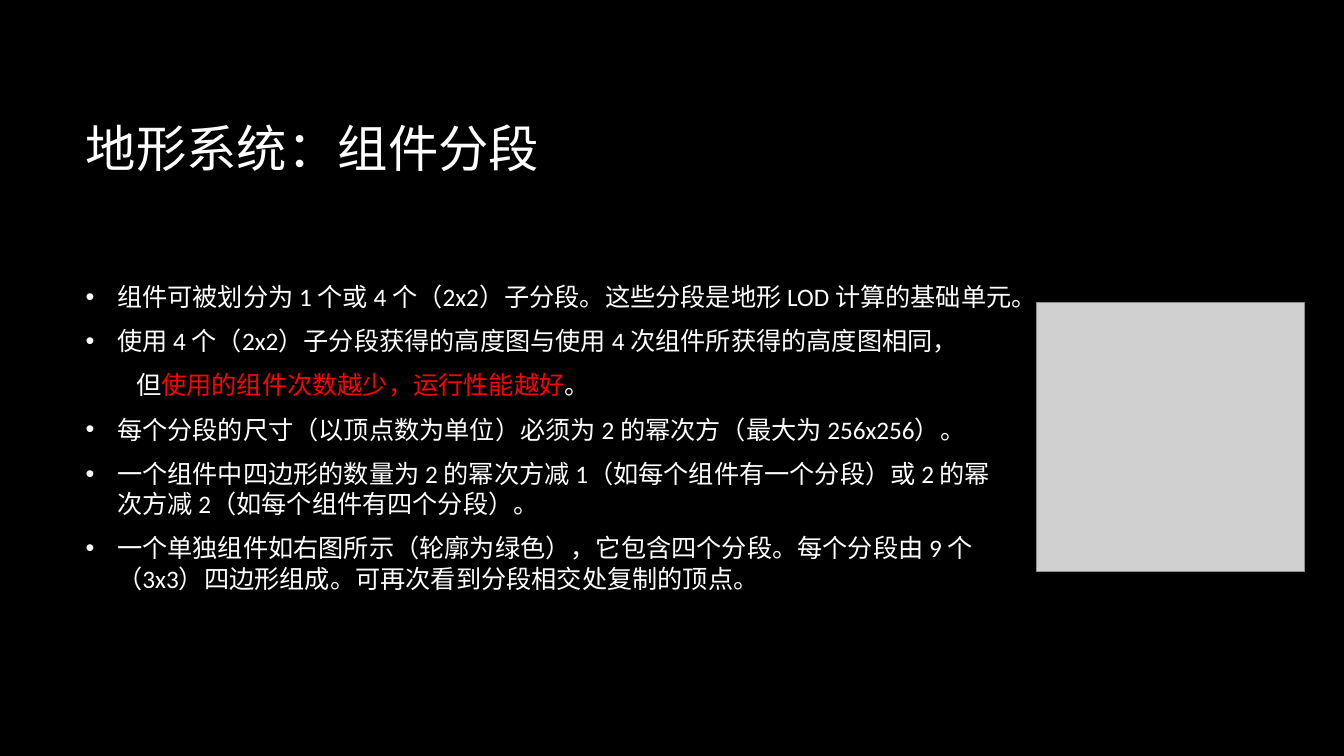
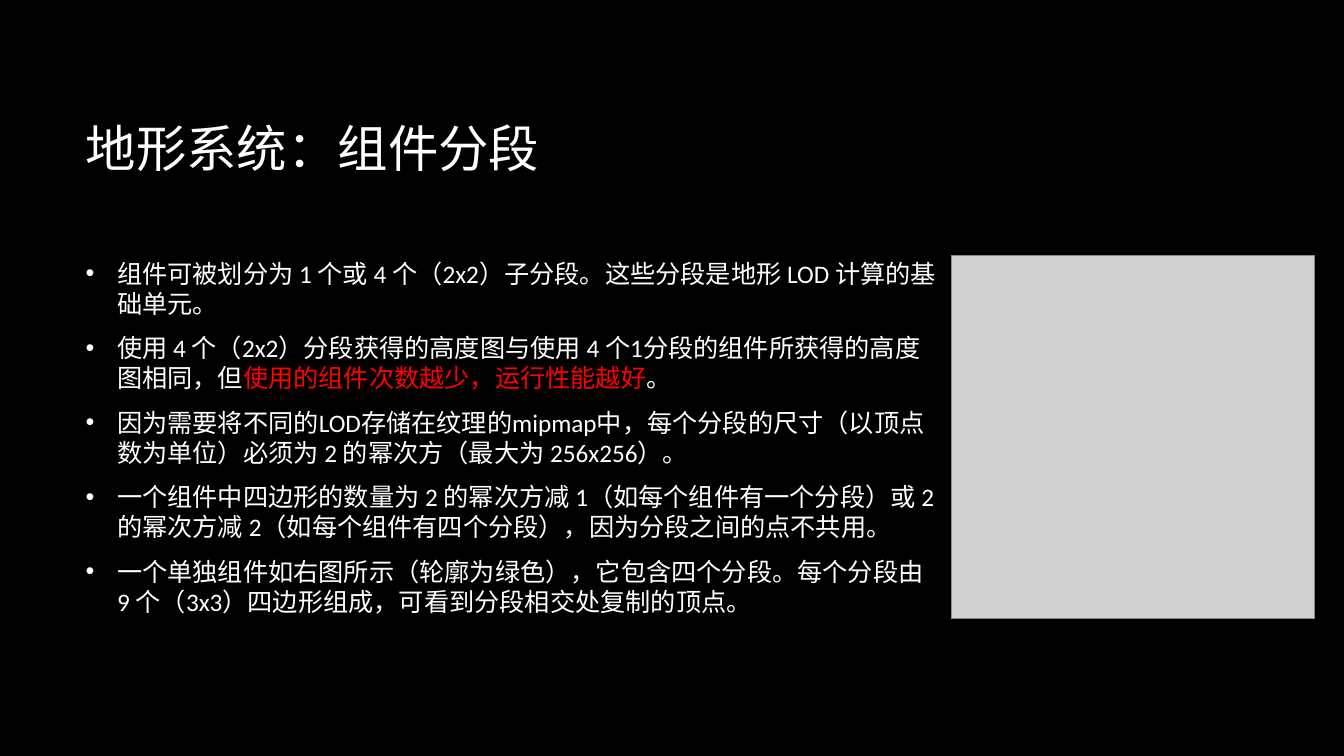
Before and after one commit to BattalionCommander/UE4_C-_Notes, a slide deck: slide 6 of Unreal engine 4.pptx (slide 7 before the commit). Drawn at 1344x756 pixels with LibreOffice and Linux fonts; fonts in the diff are those of the drawing; grey boxes stand for pictures; background and template pictures are left out. Boxes give left, top, right and bottom in pixels: in the first picture for what was removed or moved away, otherwise in the second. Text is boxed around its words. In the diff, an @@ line names an element or a change of style, - is before the commit and + after.

```diff
--- a/Unreal engine 4.pptx
+++ b/Unreal engine 4.pptx
@@ picture: place and size @@
-picture at [1036, 302, 1306, 572]
+picture at [952, 256, 1315, 619]
@@ text at [117, 335, 934, 614]: text changed @@
-• 使用 4 个（2x2）子分段获得的高度图与使用 4 次组件所获得的高度图相同，
-但使用的组件次数越少，运行性能越好。
-• 每个分段的尺寸（以顶点数为单位）必须为 2 的幂次方（最大为 256x256）。
-• 一个组件中四边形的数量为 2 的幂次方减 1（如每个组件有一个分段）或 2 的幂次方减 2（如每个组件有四个分段）。
-• 一个单独组件如右图所示（轮廓为绿色），它包含四个分段。每个分段由 9 个（3x3）四边形组成。可再次看到分段相交处复制的顶点。
+• 使用 4 个（2x2）分段获得的高度图与使用 4 个1分段的组件所获得的高度图相同，但使用的组件次数越少，运行性能越好。
+• 因为需要将不同的LOD存储在纹理的mipmap中，每个分段的尺寸（以顶点数为单位）必须为 2 的幂次方（最大为 256x256）。
+• 一个组件中四边形的数量为 2 的幂次方减 1（如每个组件有一个分段）或 2 的幂次方减 2（如每个组件有四个分段），因为分段之间的点不共用。
+• 一个单独组件如右图所示（轮廓为绿色），它包含四个分段。每个分段由 9 个（3x3）四边形组成，可看到分段相交处复制的顶点。
```
Also in this commit, not shown: 12 other slides changed, 4 slides added, 2 other files.
